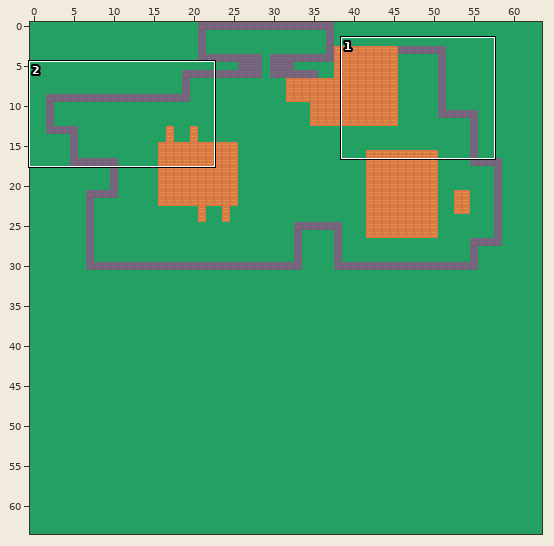
Two states of a Tiled map, assets/tiled/mapFarm.tmx. The first picture is a wide view before the edit; the outline marks the close-up.
Close-up. Before the edit:
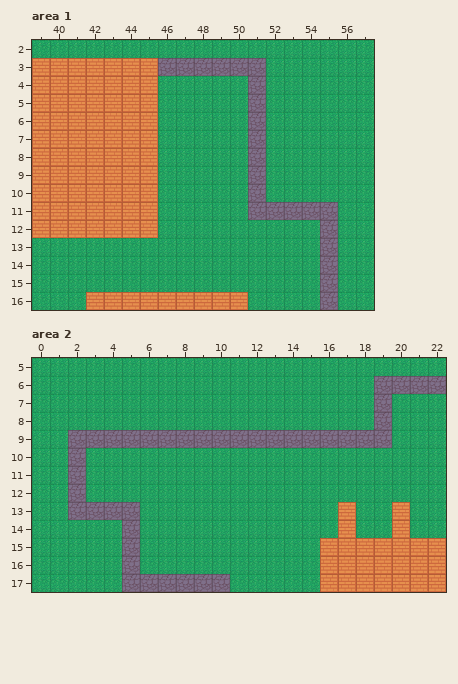
Cells are 64x64 px. Shown: area 1 x 39..57, y 2..16; area 2 x 0..22, y 5..17. The commit also changed other parts of the map, which this record leaves out.
The result:
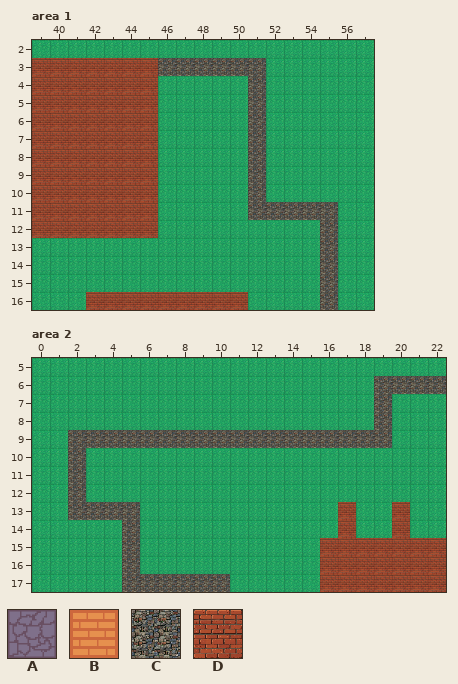
Key: from "tileset": A 1, B 3, C 8, D 9.
_ is an empty cell, . an unchanged one.
What changed:
--- layer "walls", area 1
@@ x 39..55 @@
- 3 BBBBBBBAAAAAA....
- 4 BBBBBBB.....A....
- 5 BBBBBBB.....A....
- 6 BBBBBBB.....A....
- 7 BBBBBBB.....A....
- 8 BBBBBBB.....A....
- 9 BBBBBBB.....A....
-10 BBBBBBB.....A....
-11 BBBBBBB.....AAAAA
-12 BBBBBBB.........A
-13 ................A
-14 ................A
-15 ................A
-16 ...BBBBBBBBB....A
+ 3 DDDDDDDCCCCCC....
+ 4 DDDDDDD.....C....
+ 5 DDDDDDD.....C....
+ 6 DDDDDDD.....C....
+ 7 DDDDDDD.....C....
+ 8 DDDDDDD.....C....
+ 9 DDDDDDD.....C....
+10 DDDDDDD.....C....
+11 DDDDDDD.....CCCCC
+12 DDDDDDD.........C
+13 ................C
+14 ................C
+15 ................C
+16 ...DDDDDDDDD....C
--- layer "walls", area 2
@@ x 2..22 @@
- 6 .................AAAA
- 7 .................A...
- 8 .................A...
- 9 AAAAAAAAAAAAAAAAAA...
-10 A....................
-11 A....................
-12 A....................
-13 AAAA...........B..B..
-14 ...A...........B..B..
-15 ...A..........BBBBBBB
-16 ...A..........BBBBBBB
-17 ...AAAAAA.....BBBBBBB
+ 6 .................CCCC
+ 7 .................C...
+ 8 .................C...
+ 9 CCCCCCCCCCCCCCCCCC...
+10 C....................
+11 C....................
+12 C....................
+13 CCCC...........D..D..
+14 ...C...........D..D..
+15 ...C..........DDDDDDD
+16 ...C..........DDDDDDD
+17 ...CCCCCC.....DDDDDDD
Boxes around the changes in both close-ups, in picture pixels (x1, y1, x2, y2):
changed: (32, 58, 338, 310)
changed: (68, 376, 446, 592)
